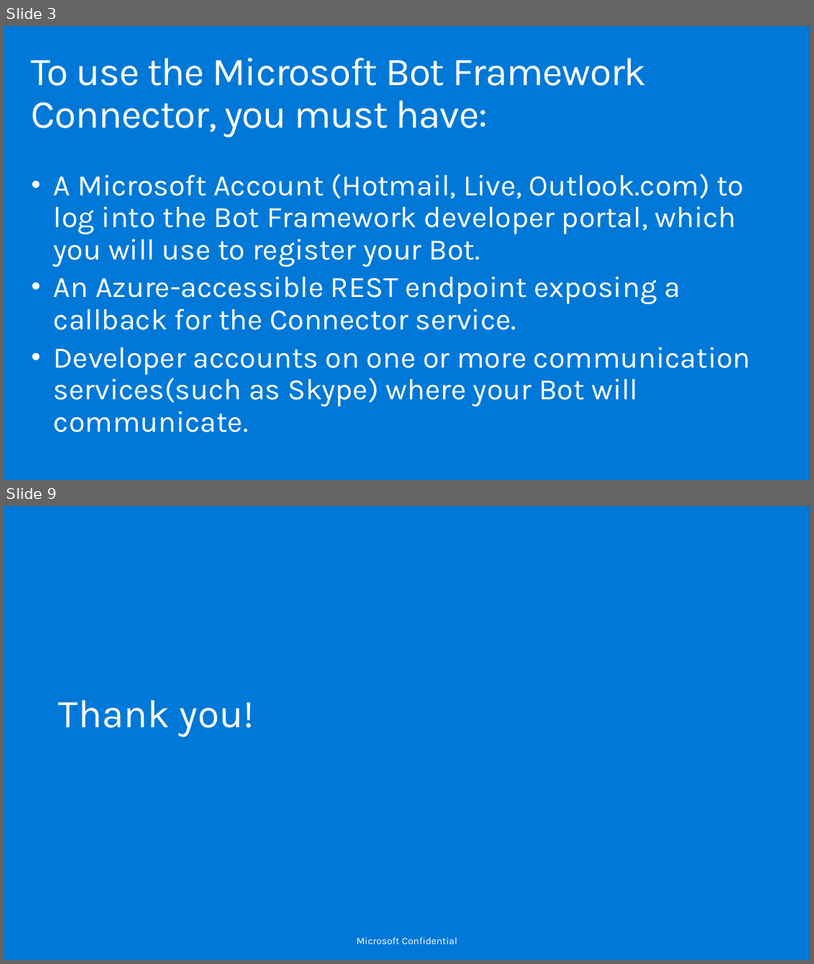
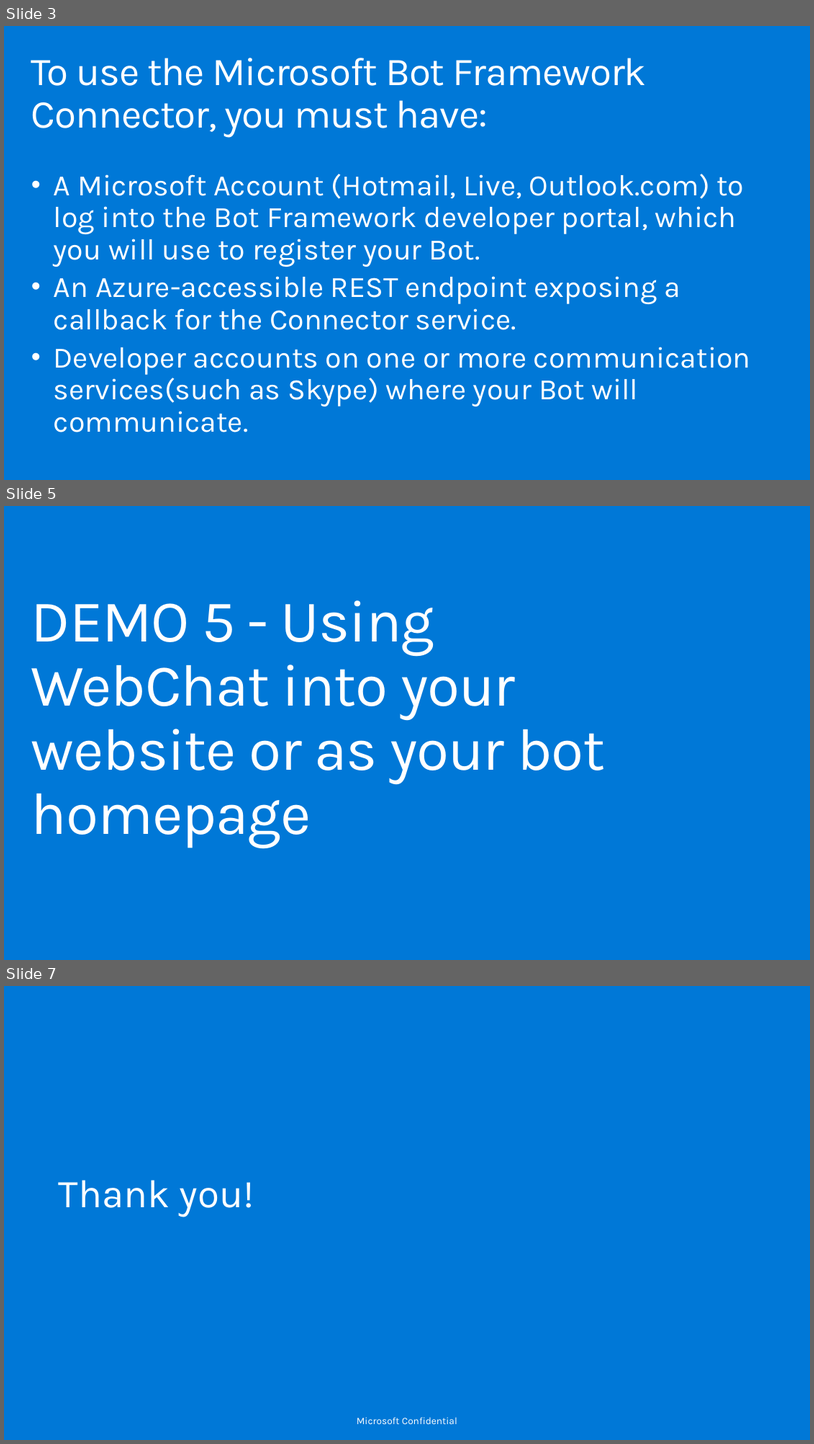
Before and after one commit to lcarli/BotsHOL, a slide deck: Connecting your bot with Connector Service.pptx. Shown one above the other, each under a label of ours: slides 3 and 9 before the commit, slides 3, 5 and 7 after it; the slides between them are not shown. The pictures are 814x964 and 814x1444 pixels, drawn with LibreOffice and Linux fonts; fonts in the diff are those of the drawing; background and template pictures are left out. Boxes give left, top, right and bottom in pixels: in the first picture for what was removed or moved away, otherwise in the second. Text is boxed around its words. In the diff, an @@ line names an element or a change of style, - is before the commit and + after.

Commit message:
Connectors Demo

```diff
--- a/Connecting your bot with Connector Service.pptx
+++ b/Connecting your bot with Connector Service.pptx
@@ slide 5 added at bbox=[4, 506, 810, 960], background #0078D7 @@
@@ title added at bbox=[31, 600, 606, 783], 72 pt, text #FFFFFF @@
+DEMO 5 - Using WebChat into your website or as your bot homepage
@@ what was slide 9 is now slide 7 @@
```
Also in this commit, not shown: 1 slide changed, 1 other slide added, 4 slides removed, 3 other files.
